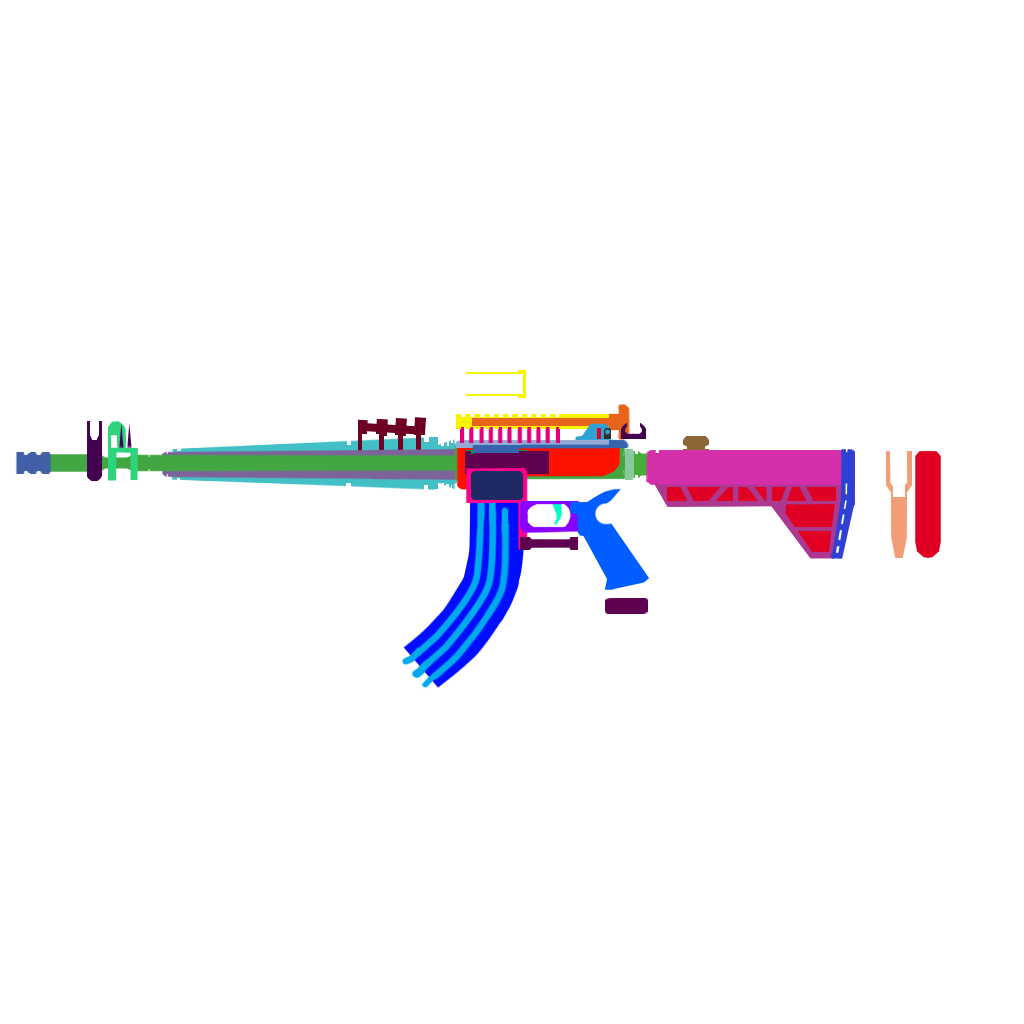
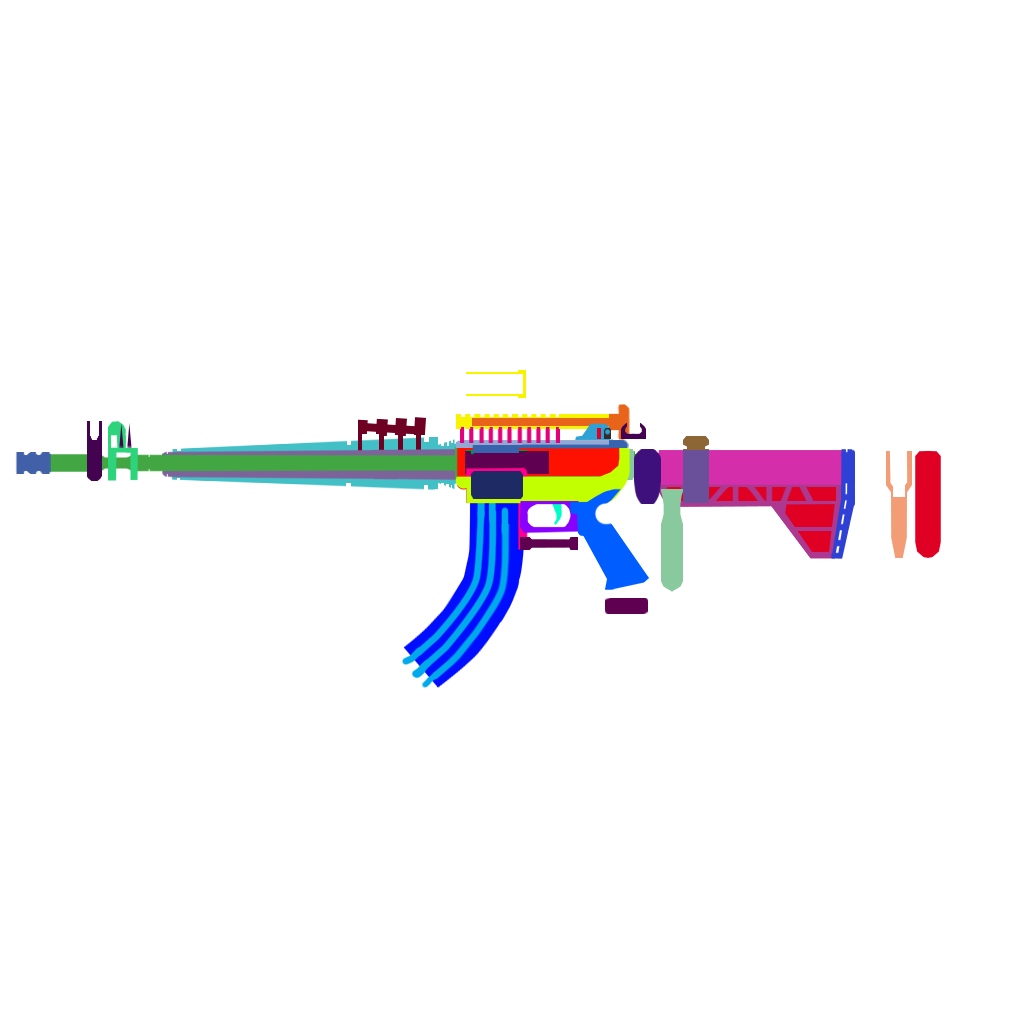
Layer changes from the first 1024×1024 image to the second:
showed "Grip_FRONT" over [661, 489, 683, 592]
showed "LowerReceiver_FRONT" over [634, 449, 661, 504]
showed "LowerReceiver_SIDE" over [455, 448, 631, 504]
showed "UpperReceiver_FRONT" over [683, 450, 709, 503]
